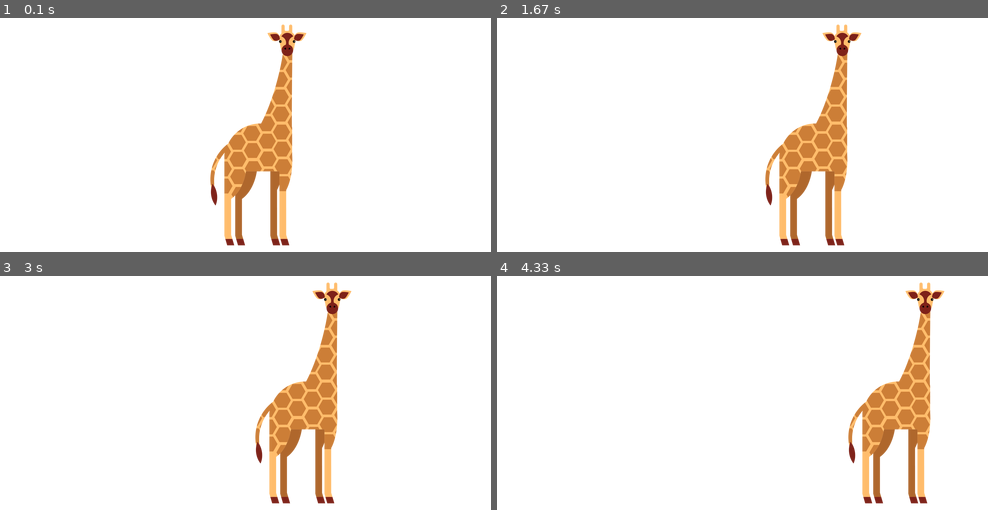
Above: before the commit, frames 1-4 (two rows, left to right).
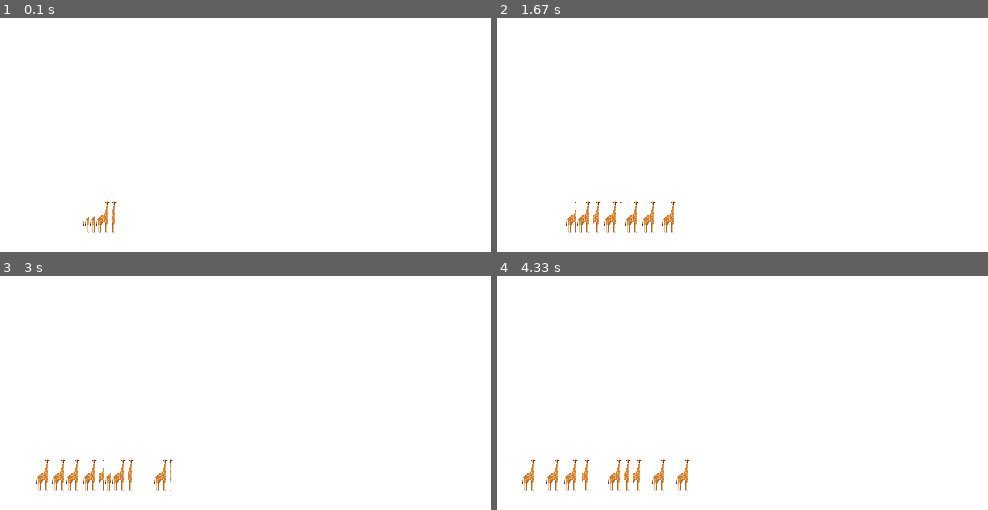
Above: after the commit, the same moments.

Repository: Milou137/giraffes
Game: pygame game, started from pygame eerste ding.py
Same seed, same stepped clock (60 frames per second), same inputs: the game is played once before the commit and once after it.
Inputs:
- Up to frame 1 (0.1 s): no input
- Up to frame 2 (1.67 s): no input
- Up to frame 3 (3 s): no input
- Up to frame 4 (4.33 s): no input

The runs differ from the first frame. In frame 1, 7.1% of the frame differs, in the area x 16-63%, y 2-98%; in frame 2, 7.8%; in frame 3, 7.9%; in frame 4, 8.0%, in the area x 5-92%, y 2-98%.

Commit message:
nieuwe dingen

Diff:
--- a/giraffe_evolution_simulator v0.0.0.2.py
+++ b/giraffe_evolution_simulator v0.0.0.2.py
@@ -13,16 +13,17 @@
 # set style
 style.use("fivethirtyeight")
 
-GIRAFFE_START_AMOUNT = 10
+GIRAFFE_START_AMOUNT = 100
 MAX_ALLOWED_GIRAFFES = 500
 CHANCE_SPAWN_NEW_GIRAFFE = 25 # 1/33
-EAT_RANGE = 10
+EAT_RANGE = 100
 MAX_HUNGER = 5
 HUNGER_DRAIN_TICKS = 5
-DEFAULT_NECK_LENGTH = 100
-DEFAULT_TREE_LENGTH = 100
-MAX_DECREASE = 3
-MAX_INCREASE = 3
+DEFAULT_NECK_LENGTH = 1000
+DEFAULT_TREE_LENGTH = 1000
+MUTATION_AMOUNT = 5
+MAX_DECREASE = MUTATION_AMOUNT
+MAX_INCREASE = MUTATION_AMOUNT
 
 class Giraffe():
 
--- a/pygame eerste ding.py
+++ b/pygame eerste ding.py
@@ -34,15 +34,21 @@
         for meme in self.memes:
             meme.walk()
 
+
+    def drawAll(self):
+
+        for meme in self.memes:
+            meme.draw()
+
     def makeMemes(self):
 
-        for i in range(2):
+        for i in range(12):
             self.memes.append(Meme())
 
 class Meme():
     def __init__(self):
         self.x = 200
-        self.y = 400
+        self.y = 600
         self.draw()
 
     def getpos(self):
@@ -52,9 +58,15 @@
 
 
         distance = randint(0, 20)
+        negative = bool(randint(0,1))
+
         for i in range(distance):
-            self.x += 1
+            if not negative:
+                self.x += 0.2
+            else:
+                self.x -= 0.2
             #self.y = self.y + randint(-5, 5)
+            # reset if giraffe out of boundaries
             if self.x < 0:
                 self.x = 1
             if self.x > x:
@@ -63,9 +75,7 @@
                 self.y = 1
             if self.y > y:
                 self.y = (y/2)
-            surface.fill(white)
-            self.draw()
-            win.update()
+
 
     def draw(self):
         surface.blit(giraffe_1_img,(self.x,self.y))
@@ -78,9 +88,11 @@
             window = False
 
 
+
+    m.walkAll()
+    m.drawAll()
+    win.update()
     surface.fill(white)
-    m.walkAll()
-    win.update()
 
 
 pygame.quit()
Binary file changed: images/giraffe_1.png
Binary file added: images/giraffe_2.png
